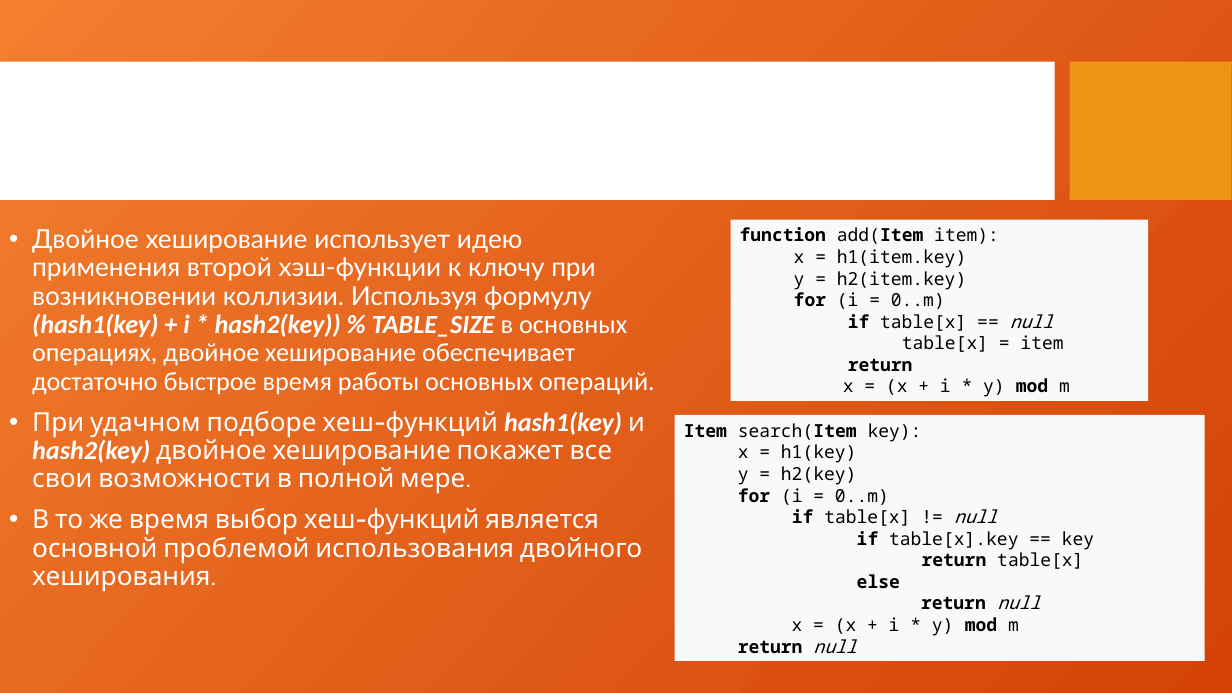
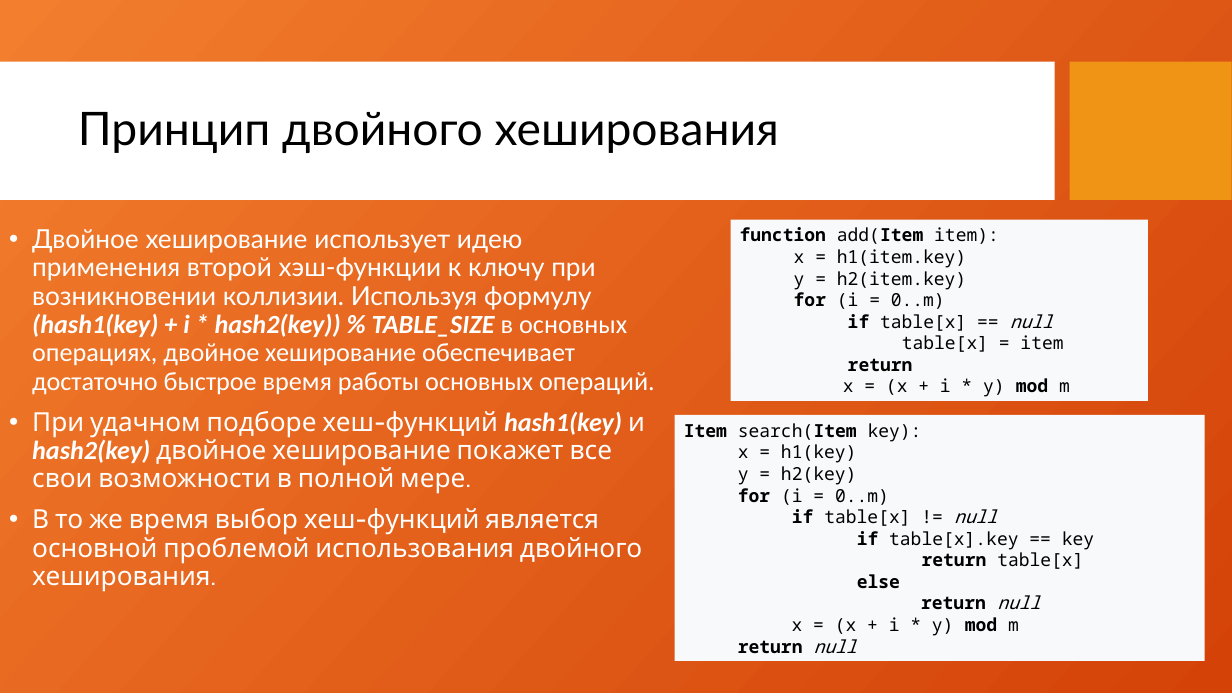
Before and after one commit to cicada44/sibsutis, a slide deck: slide 3 of 3sem/DSA/cw/presentation.pptx. Drawn at 1232x693 pixels with LibreOffice and Linux fonts; fonts in the diff are those of the drawing; background and template pictures are left out. Boxes give left, top, right and bottom in pixels: in the first picture for what was removed or moved away, otherwise in the second. Text is boxed around its words. In the diff, an @@ line names an element or a change of style, - is before the commit and + after.

```diff
--- a/3sem/DSA/cw/presentation.pptx
+++ b/3sem/DSA/cw/presentation.pptx
@@ title "Принцип двойного хеширования" at (78, 112, 779, 153): text colour #FFFFFF to #000000 @@
```
Also in this commit, not shown: 8 other slides changed, 7 other files.
